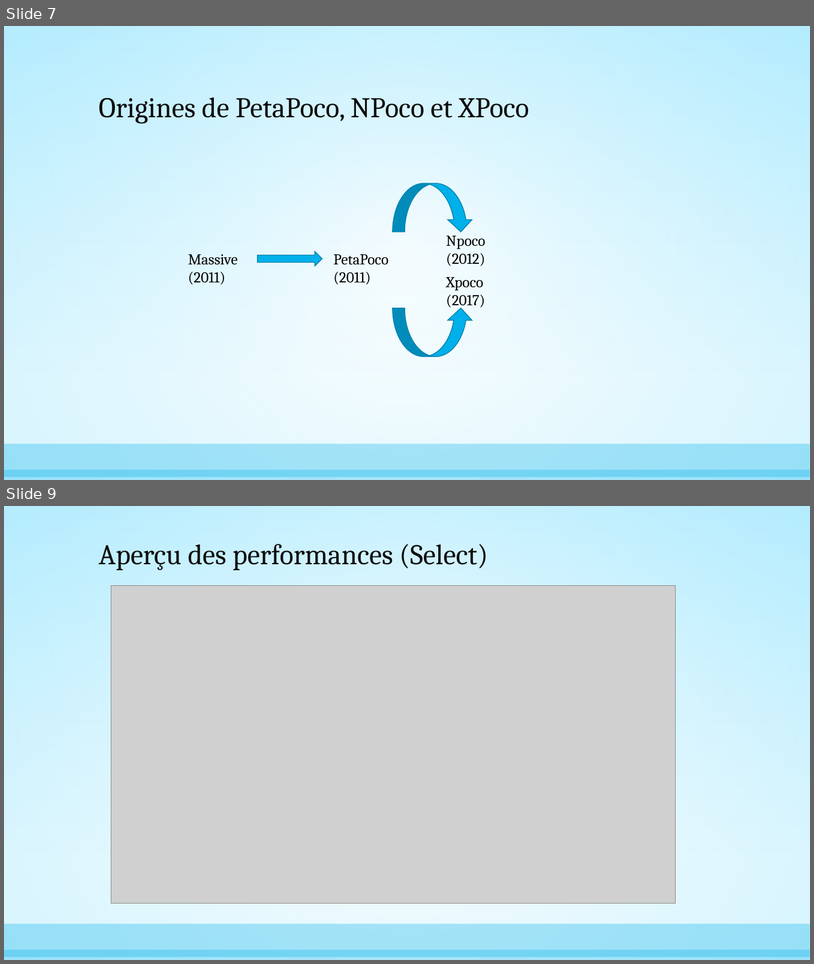
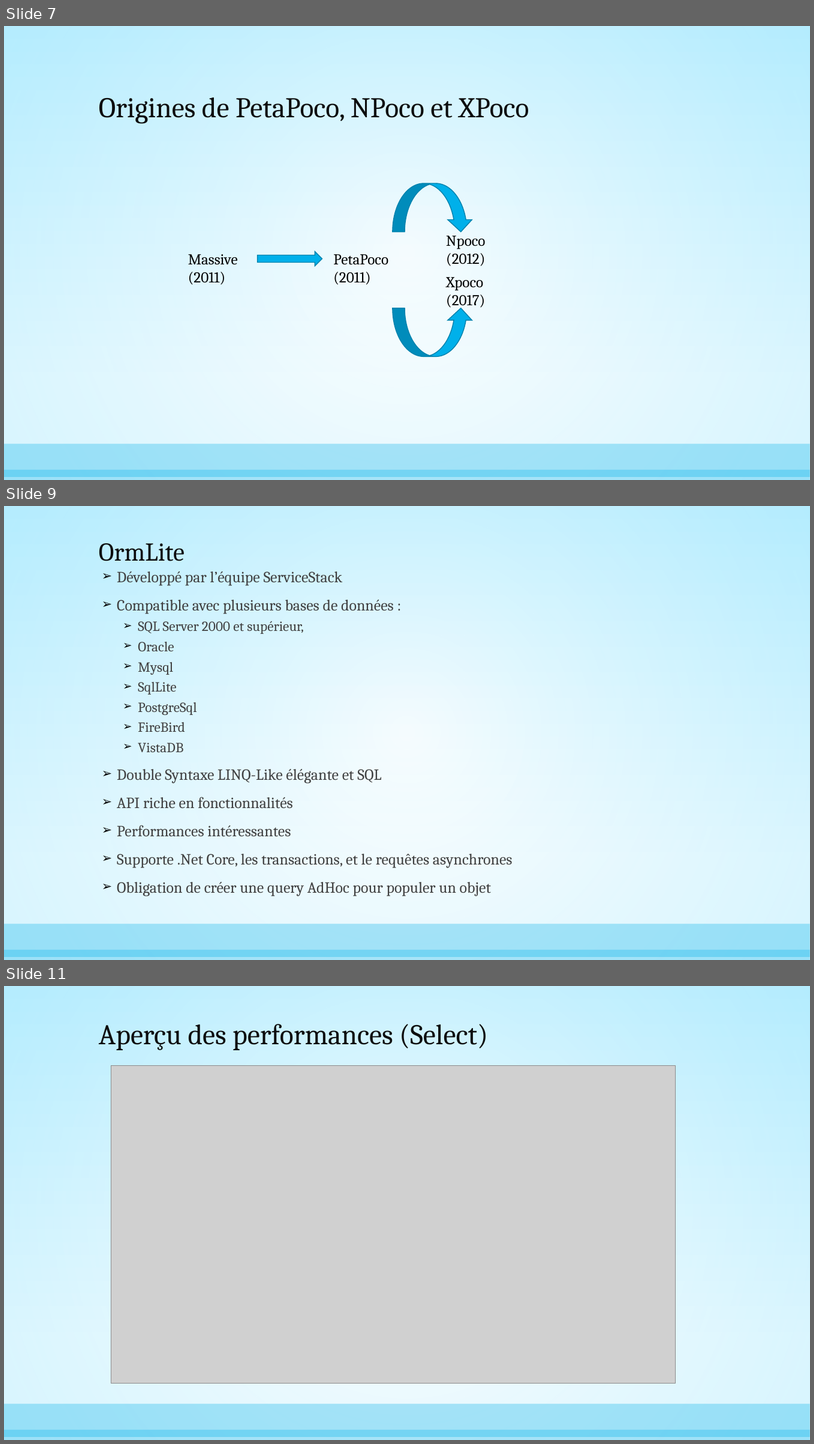
Before and after one commit to AnthonyGiretti/MicroOrmDemo.net, a slide deck: Items/Les Micro Orm, alternatives à Entity Framework.pptx. Shown one above the other, each under a label of ours: slides 7 and 9 before the commit, slides 7, 9 and 11 after it; the slides between them are not shown. The pictures are 814x964 and 814x1444 pixels, drawn with LibreOffice and Linux fonts; fonts in the diff are those of the drawing; grey boxes stand for pictures. Boxes give left, top, right and bottom in pixels: in the first picture for what was removed or moved away, otherwise in the second. Text is boxed around its words. In the diff, an @@ line names an element or a change of style, - is before the commit and + after.

```diff
--- a/Items/Les Micro Orm, alternatives à Entity Framework.pptx
+++ b/Items/Les Micro Orm, alternatives à Entity Framework.pptx
@@ slide 9 added at [4,506,810,960], background gradient #C8F1FF to #FFFFFF; not listed: 3 template elements that a slide beside it also shows @@
@@ title added at [99,543,185,561], 30.6 pt, text #0D0D0D @@
+OrmLite
@@ text added at [117,571,513,896], 18.5 pt, text #404040 @@
+➢ Développé par l’équipe ServiceStack
+➢ Compatible avec plusieurs bases de données :
+  ➢ SQL Server 2000 et supérieur,
+  ➢ Oracle
+  ➢ Mysql
+  ➢ SqlLite
+  ➢ PostgreSql
+  ➢ FireBird
+  ➢ VistaDB
+➢ Double Syntaxe LINQ-Like élégante et SQL
+➢ API riche en fonctionnalités
+➢ Performances intéressantes
+➢ Supporte .Net Core, les transactions, et le requêtes asynchrones
+➢ Obligation de créer une query AdHoc pour populer un objet
@@ what was slide 9 is now slide 11 @@
```
Also in this commit, not shown: 2 slides changed, 1 other slide added.
